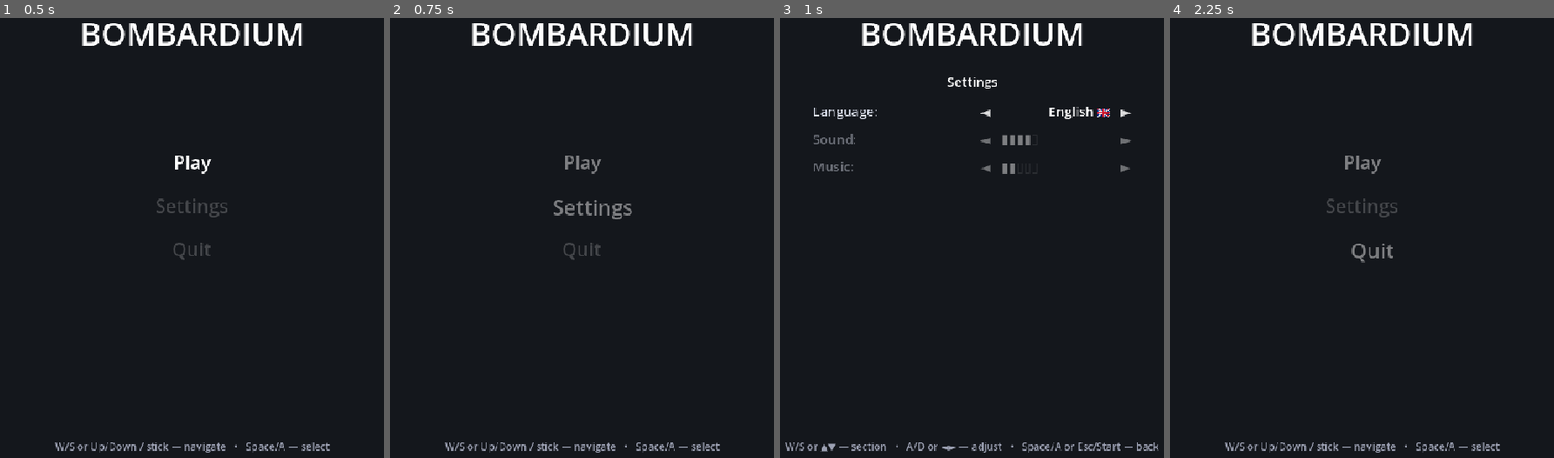
Above: before the commit, frames 1-4 (left to right).
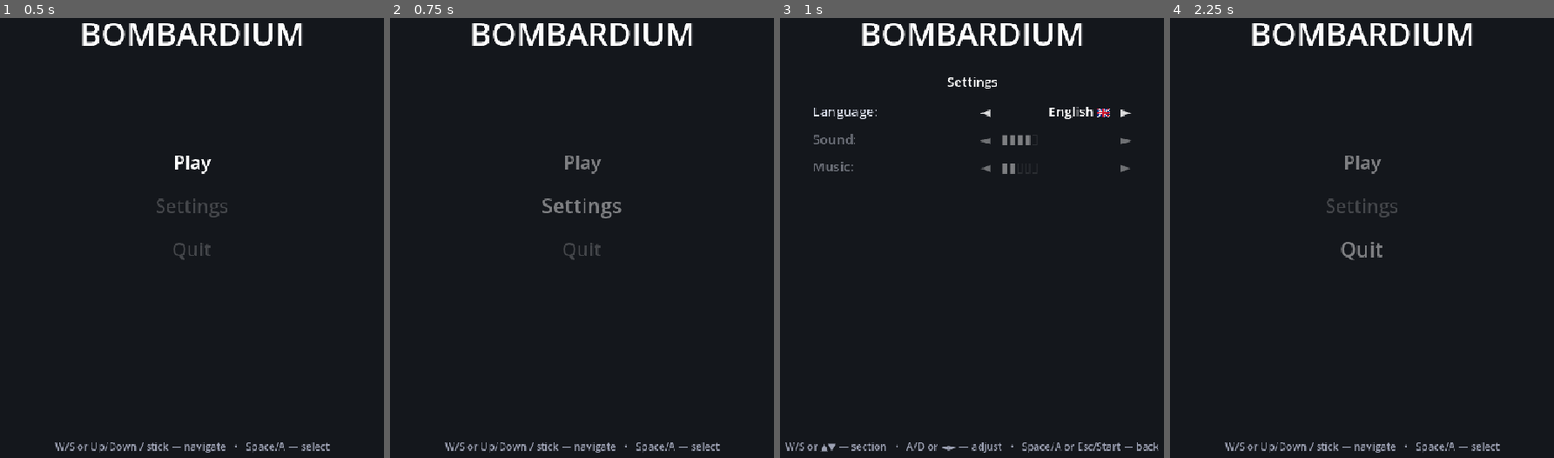
Above: after the commit, the same moments.

Repository: LikSaint/bombardium
Game: Godot game, scene res://scenes/MainMenu.tscn
The game is run twice, just before and just after one commit, with the same random seed, the same clock (stepped at 60 frames per second) and the same inputs.
Inputs (mouse positions are in pixels of both pictures, inside the frame that each line leads up to):
- Up to frame 1 (0.5 s): no input
- Up to frame 2 (0.75 s): tap Enter at 0.5 s; move the mouse to (735, 180) at 0.52 s; hold D from 0.53 s (still down); tap E at 0.6 s; click (735, 180) at 0.67 s
- Up to frame 3 (1 s): keep holding D; tap Space at 0.77 s
- Up to frame 4 (2.25 s): release D at 1.25 s; tap Space at 1.25 s; drag from (1223, 233) to (1327, 312) at 1.27 s; tap Enter at 2 s; move the mouse to (1431, 92) at 2.02 s; hold D from 2.03 s (still down); tap E at 2.1 s

Frame 1 is identical in both runs. In frame 2, 0.5% of the frame differs, in the area x 39-64%, y 40-46%; in frame 3, nothing differs; in frame 4, 0.3%.

Commit message:
Fix menu item offset when scaling on selection
- Set pivot_offset to center of element when selected
- Scaling now expands from center instead of top-left corner
- Prevents menu items from appearing to shift when highlighted

Co-Authored-By: Claude Haiku 4.5 <noreply@anthropic.com>

Diff:
--- a/scripts/MainMenu.gd
+++ b/scripts/MainMenu.gd
@@ -174,7 +174,11 @@
 	for i in options.size():
 		var node: Control = get_node("MenuRow/" + options[i].capitalize())
 		node.modulate = Color(1, 1, 1, 1) if i == selected else Color(1, 1, 1, 0.45)
-		node.scale = Vector2(1.1, 1.1) if i == selected else Vector2(1, 1)
+		if i == selected:
+			node.scale = Vector2(1.1, 1.1)
+			node.pivot_offset = node.size / 2
+		else:
+			node.scale = Vector2(1, 1)
 
 func _activate(option: String) -> void:
 	match option:
